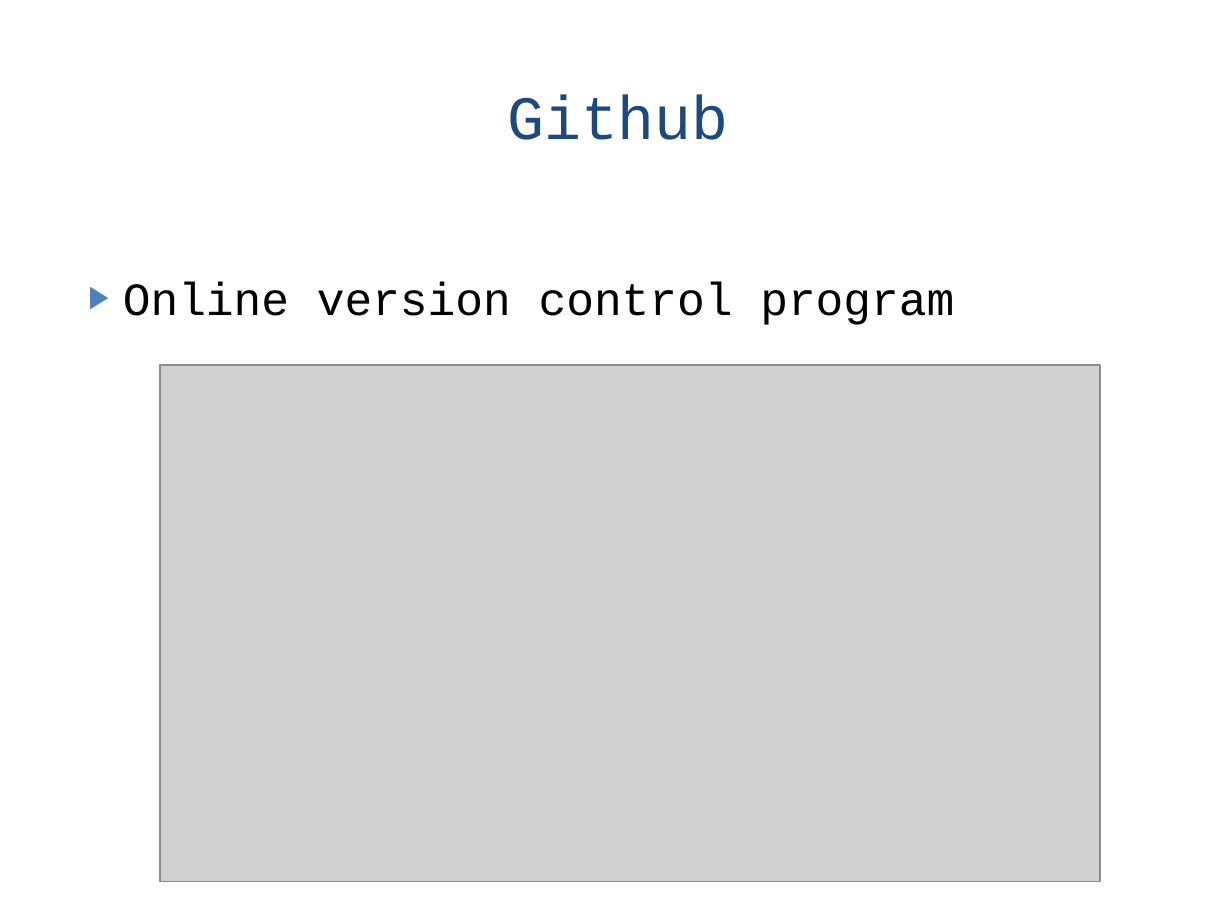
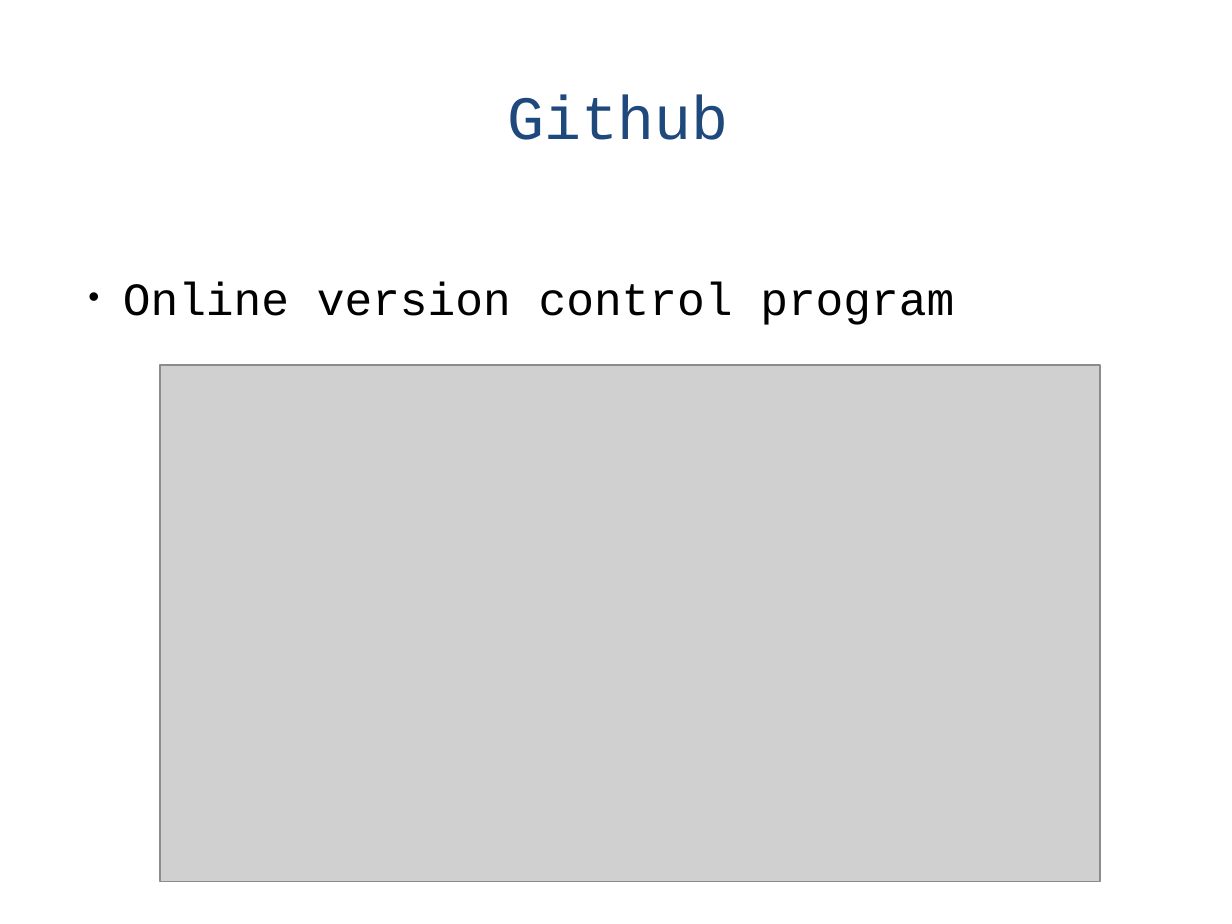
Before and after one commit to naturalis/HTS-barcode-checker, a slide deck: slide 6 of doc/Presentation.pptx. Drawn at 1232x924 pixels with LibreOffice and Linux fonts; fonts in the diff are those of the drawing; grey boxes stand for pictures. Boxes give left, top, right and bottom in pixels: in the first picture for what was removed or moved away, otherwise in the second. Text is boxed around its words. In the diff, an @@ line names an element or a change of style, - is before the commit and + after.

```diff
--- a/doc/Presentation.pptx
+++ b/doc/Presentation.pptx
@@ text "Online version control program" at (123, 282, 954, 325): bullet ▶ to • @@
```
Also in this commit, not shown: 4 other slides changed.
